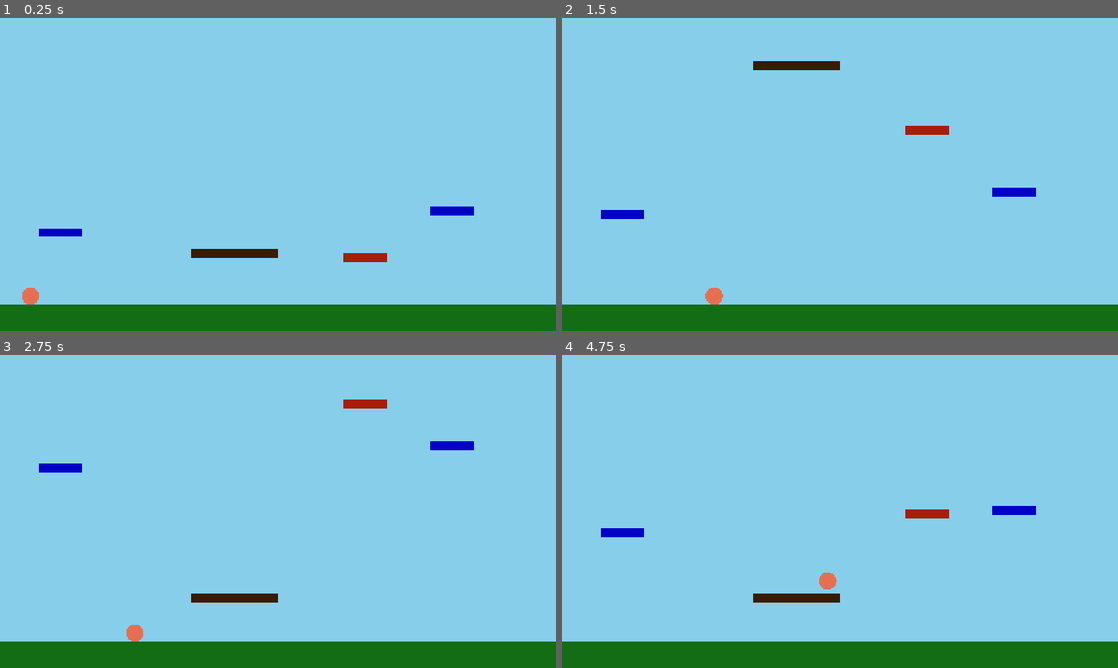
Above: before the commit, frames 1-4 (two rows, left to right).
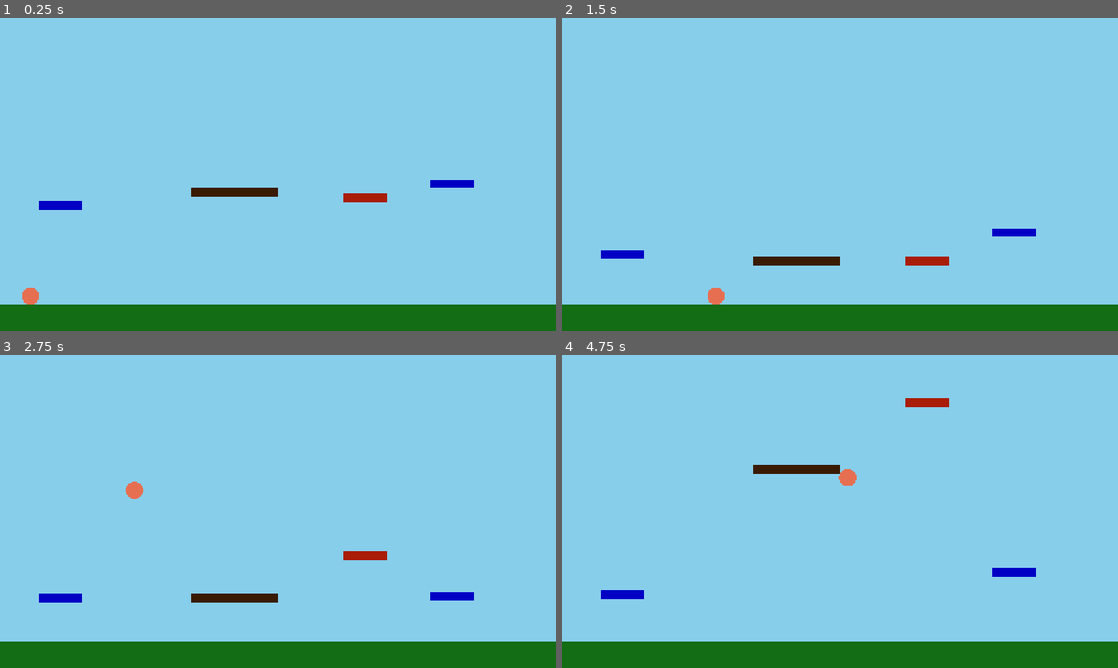
Above: after the commit, the same moments.

Repository: tjrink/WindPrototype
Game: Godot game, scene res://main_scene.tscn
Same seed, same stepped clock (60 frames per second), same inputs: the game is played once before the commit and once after it.
Inputs:
- Up to frame 1 (0.25 s): no input
- Up to frame 2 (1.5 s): tap Enter (ui_accept) at 0.5, 0.77 s; hold Right (ui_right) from 0.53 s (still down)
- Up to frame 3 (2.75 s): tap Enter (ui_accept) at 1.52 s; release Right (ui_right) at 2.03 s; hold Left (ui_left) from 2.03 s (still down)
- Up to frame 4 (4.75 s): release Left (ui_left) at 2.78 s; hold Right (ui_right) 2.78-4.28 s; tap Enter (ui_accept) at 3.02, 3.77, 4.52 s; hold Left (ui_left) from 4.28 s (still down)

The runs differ from the first frame. In frame 1, 2.2% of the frame differs, in the area x 7-86%, y 51-78%; in frame 2, 2.2%; in frame 3, 1.6%; in frame 4, 2.5%, in the area x 7-86%, y 13-80%.

Commit message:
Platforms now disappear and reapper at size thresholds.

Diff:
--- a/PlatformClasses/BluePlatform.tres
+++ b/PlatformClasses/BluePlatform.tres
@@ -7,6 +7,6 @@
 width = 100.0
 height = 20.0
 amplitude = 200.0
-speed = 2.0
+speed = 0.5
 platform_color = Color(9.62615e-08, 0, 0.7733961, 1)
 metadata/_custom_type_script = "uid://fakd8iwkqqmo"
--- a/PlatformClasses/BrownPlatform.tres
+++ b/PlatformClasses/BrownPlatform.tres
@@ -6,7 +6,7 @@
 script = ExtResource("1_1e4gy")
 width = 200.0
 height = 20.0
-amplitude = 300.0
-speed = 3.0
+amplitude = 250.0
+speed = 0.75
 platform_color = Color(0.22361153, 0.1054259, 0.010448151, 1)
 metadata/_custom_type_script = "uid://fakd8iwkqqmo"
--- a/PlatformClasses/RedPlatform.tres
+++ b/PlatformClasses/RedPlatform.tres
@@ -7,6 +7,6 @@
 width = 100.0
 height = 20.0
 amplitude = 250.0
-speed = 4.0
+speed = 1.0
 platform_color = Color(0.66086286, 0.11206842, 0.030796269, 1)
 metadata/_custom_type_script = "uid://fakd8iwkqqmo"
--- a/platform.gd
+++ b/platform.gd
@@ -63,9 +63,13 @@
 	var rect = $PlatformRect
 	rect.color = platform_color
 
+			#Sets a minimum size where the player can stand on the platform to prevent camping in the center
+		#If the platform size falls under, collision logic is disabled until it is larger again
+		#TODO: Make platform disappear if under threshold and reappear above a threshold
+
+
 	# Apply the initial width to all parts
 	_update_platform_size()
-
 
 # Updats size and location of all nodes in accordance with changing platform size
 func _update_platform_size():
@@ -96,24 +100,24 @@
 		# Decrease width, of the platform
 		platform_width -= shrink_rate * delta
 
-		#Sets a minimum size where the player can stand on the platform to prevent camping in the center
-		#If the platform size falls under, collision logic is disabled until it is larger again
-		#TODO: Make platform disappear if under threshold and reappear above a threshold
-		if platform_width < FALL_THRESHOLD:
-			collision_layer = 0
-			collision_mask = 0
-		else:
-			collision_layer = 1
-			collision_mask = 1
+	if platform_width < FALL_THRESHOLD:
+		collision_layer = 0
+		collision_mask = 0
+		visible = false
 
-
-		_update_platform_size()
+	_update_platform_size()
 
 #Grows the platform size when player is not on object
 func grow_platform(delta: float):
 	if platform_width < max_width:
 		platform_width += growth_rate * delta
-		_update_platform_size()
+
+	if platform_width >= FALL_THRESHOLD:
+		collision_layer = 1
+		collision_mask = 1
+		visible = true
+
+	_update_platform_size()
 
 
 func _process(delta: float):
